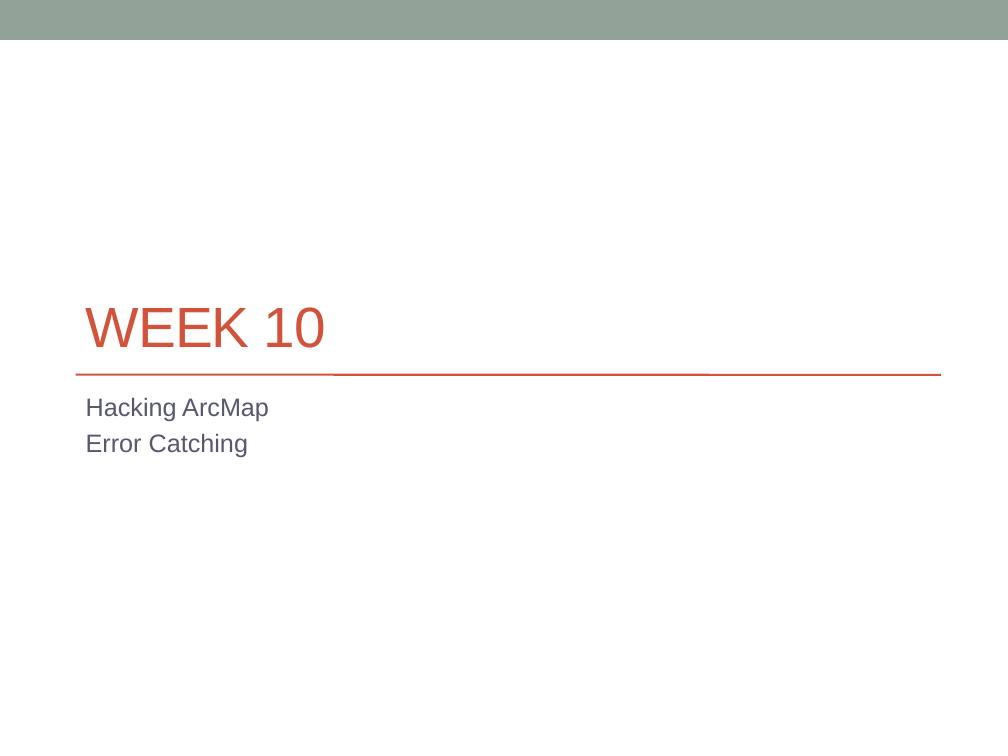
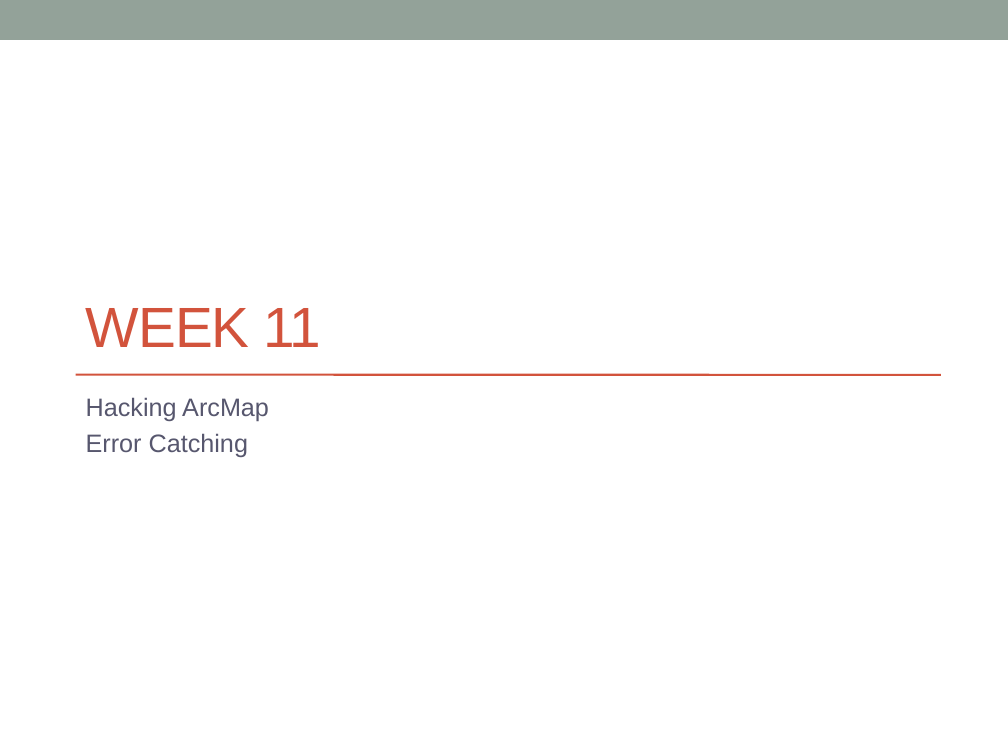
Before and after one commit to MGIS-UMN-GIS5578/GIS5578-week11, a slide deck: slide 1 of error_catching.odp. Drawn at 1008x756 pixels with LibreOffice and Linux fonts; fonts in the diff are those of the drawing. Boxes give left, top, right and bottom in pixels: in the first picture for what was removed or moved away, otherwise in the second. Text is boxed around its words. In the diff, an @@ line names an element or a change of style, - is before the commit and + after.

Commit message:
fixed typo

```diff
--- a/error_catching.odp
+++ b/error_catching.odp
@@ title at [86, 308, 322, 347]: text changed @@
-WEEK 10
+WEEK 11
```
